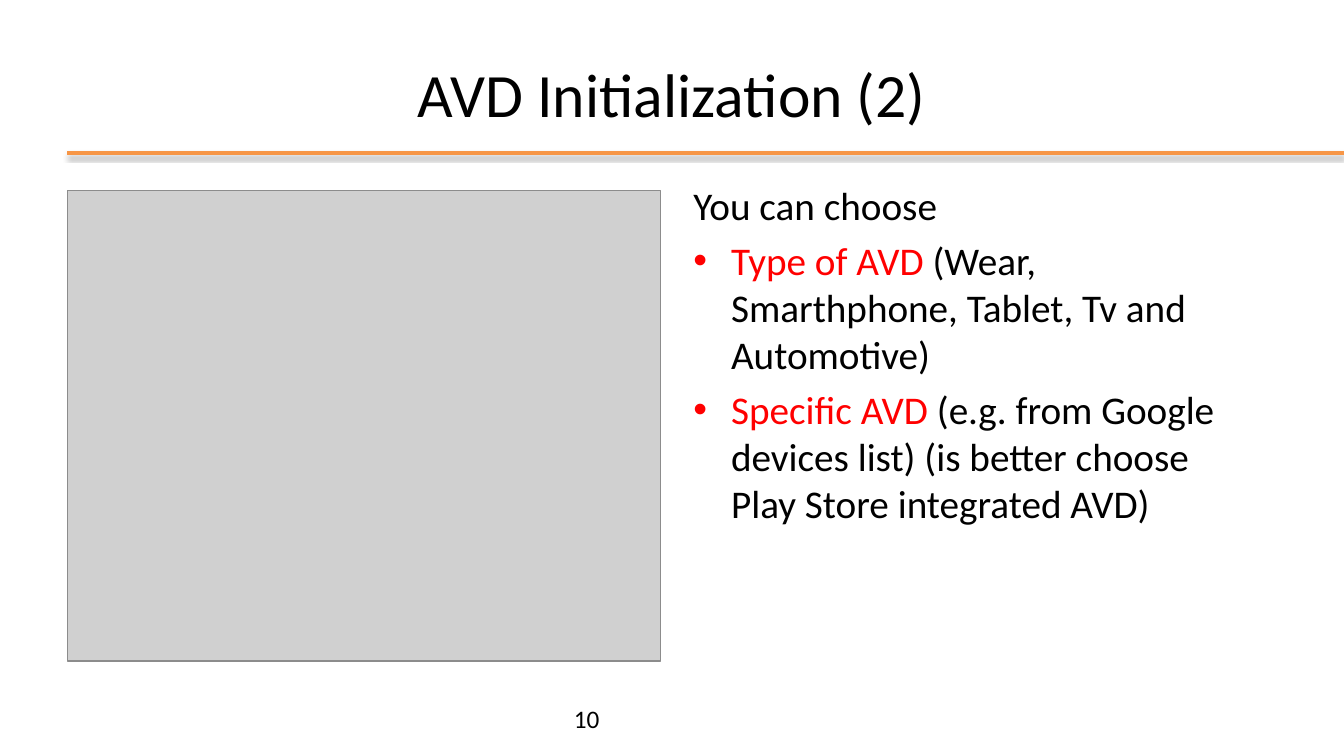
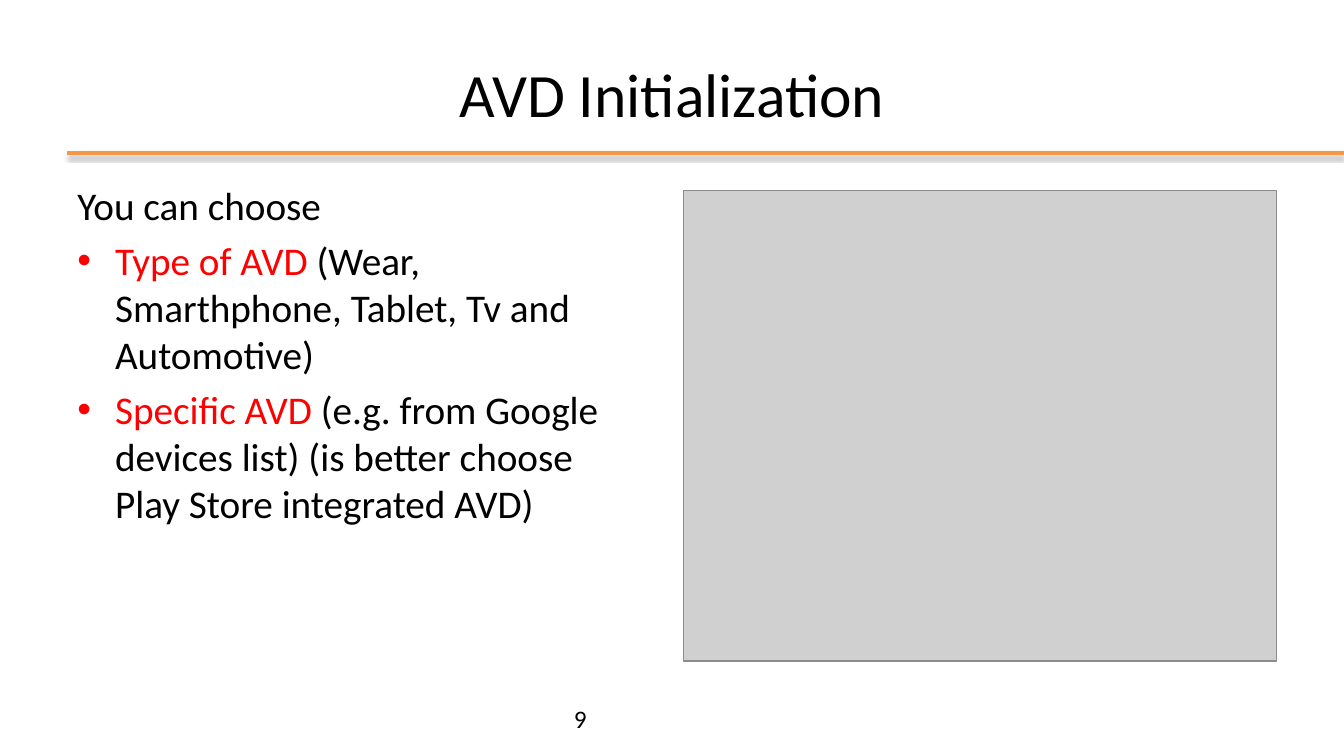
Before and after one commit to kevinmala00/ATTIVITA-PROGETTUALE, a slide deck: slide 9 of slides/02 - Android Studio.pptx (slide 10 before the commit). Drawn at 1344x756 pixels with LibreOffice and Linux fonts; fonts in the diff are those of the drawing; grey boxes stand for pictures; background and template pictures are left out. Boxes give left, top, right and bottom in pixels: in the first picture for what was removed or moved away, otherwise in the second. Text is boxed around its words. In the diff, an @@ line names an element or a change of style, - is before the commit and + after.

```diff
--- a/slides/02 - Android Studio.pptx
+++ b/slides/02 - Android Studio.pptx
@@ title at (459,74,884,118): text changed @@
-AVD Initialization (2)
+AVD Initialization
@@ text "You can choose": place and size @@
-text "You can choose" at (693,192,1214,525)
+text "You can choose" at (77,192,598,525)
@@ picture: place and size @@
-picture at (68,191,661,661)
+picture at (684,191,1277,661)
@@ page number at (574,711,587,728): text changed @@
-10
+9
```
Also in this commit, not shown: 21 other slides changed, 15 slides added, 8 slides removed.
